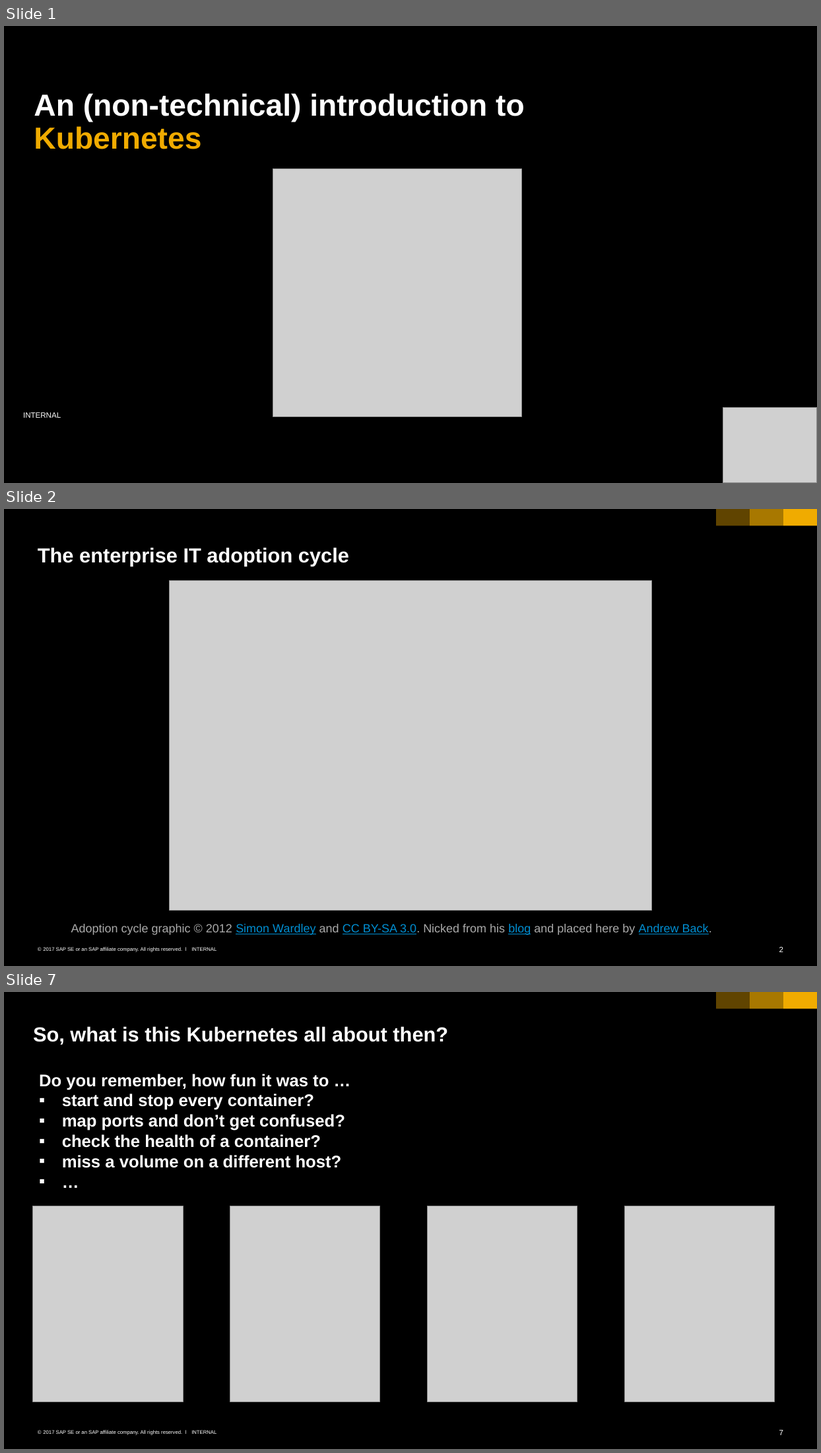
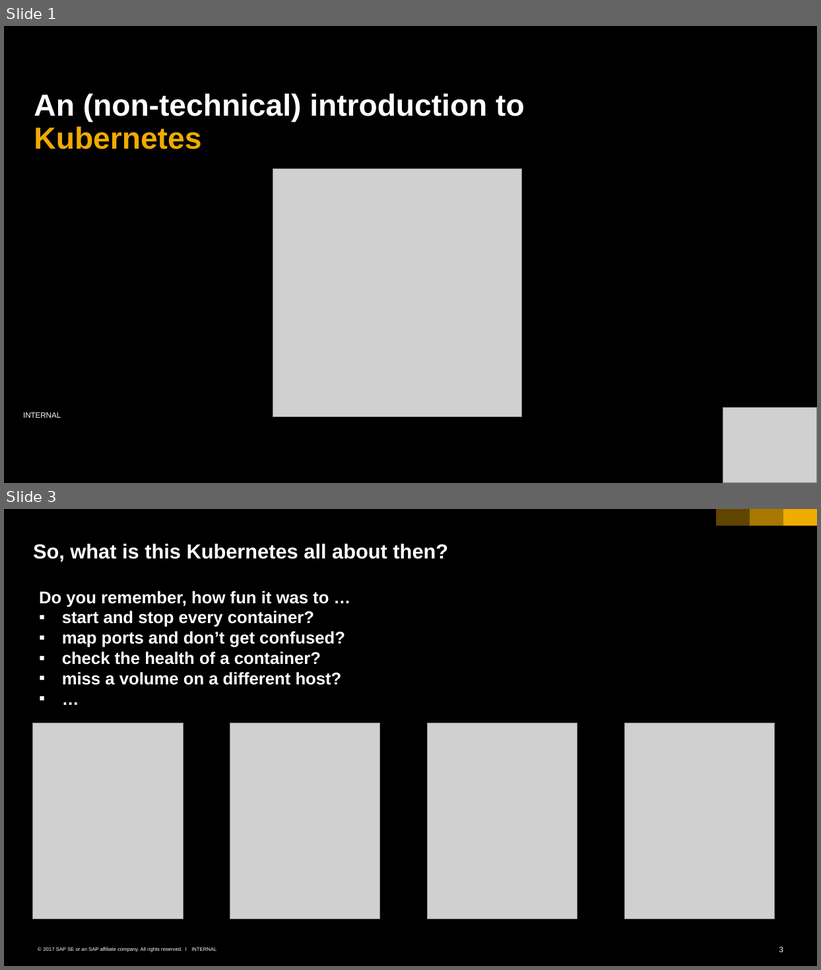
Before and after one commit to cuijiyao01/docker-k8s-training, a slide deck: kubernetes/00_intro.pptx. Shown one above the other, each under a label of ours: slides 1, 2 and 7 before the commit, slides 1 and 3 after it; the slides between them are not shown. The pictures are 821x1453 and 821x970 pixels, drawn with LibreOffice and Linux fonts; fonts in the diff are those of the drawing; grey boxes stand for pictures; background and template pictures are left out. Boxes give left, top, right and bottom in pixels: in the first picture for what was removed or moved away, otherwise in the second. Text is boxed around its words. In the diff, an @@ line names an element or a change of style, - is before the commit and + after.

```diff
--- a/kubernetes/00_intro.pptx
+++ b/kubernetes/00_intro.pptx
@@ slide 2 removed at (x1=4, y1=509, x2=817, y2=966), background #000000; not listed: 6 template elements that a slide beside it also shows @@
@@ title removed at (x1=38, y1=547, x2=349, y2=566) @@
-The enterprise IT adoption cycle
@@ picture removed at (x1=169, y1=581, x2=652, y2=911) @@
@@ text removed at (x1=71, y1=924, x2=712, y2=935) @@
-Adoption cycle graphic © 2012 Simon Wardley and CC BY-SA 3.0. Nicked from his blog and placed here by Andrew Back.
@@ what was slide 7 is now slide 3 @@
@@ page number at (x1=780, y1=947, x2=783, y2=953): text changed @@
-7
+3
```
Also in this commit, not shown: 1 slide added, 4 other slides removed, 1 other file.
